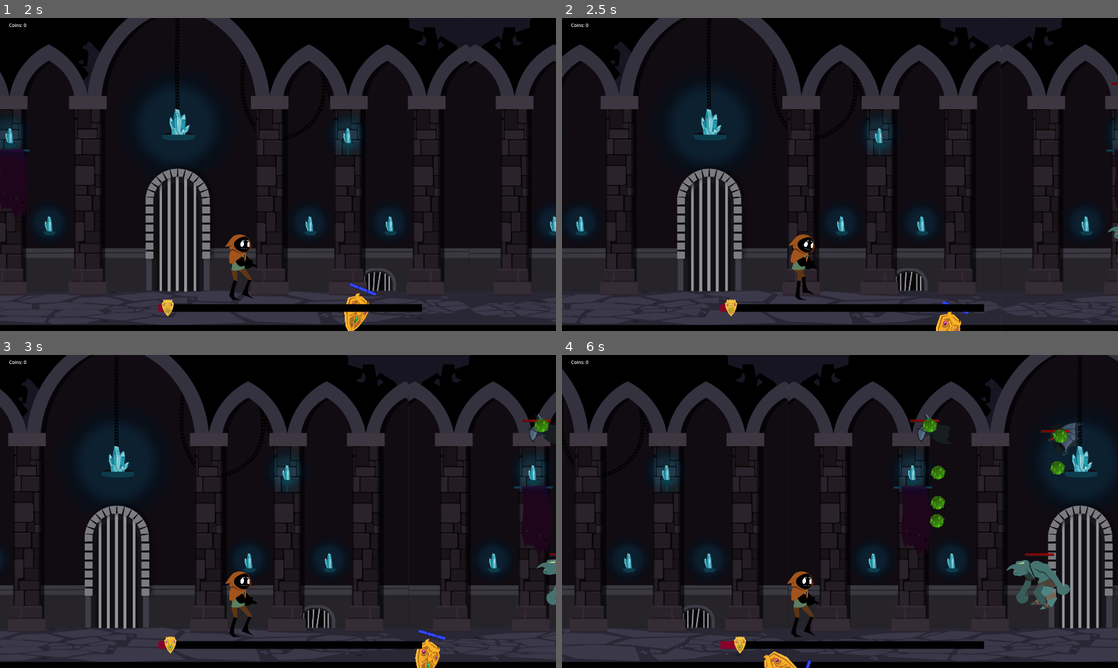
Above: before the commit, frames 1-4 (two rows, left to right).
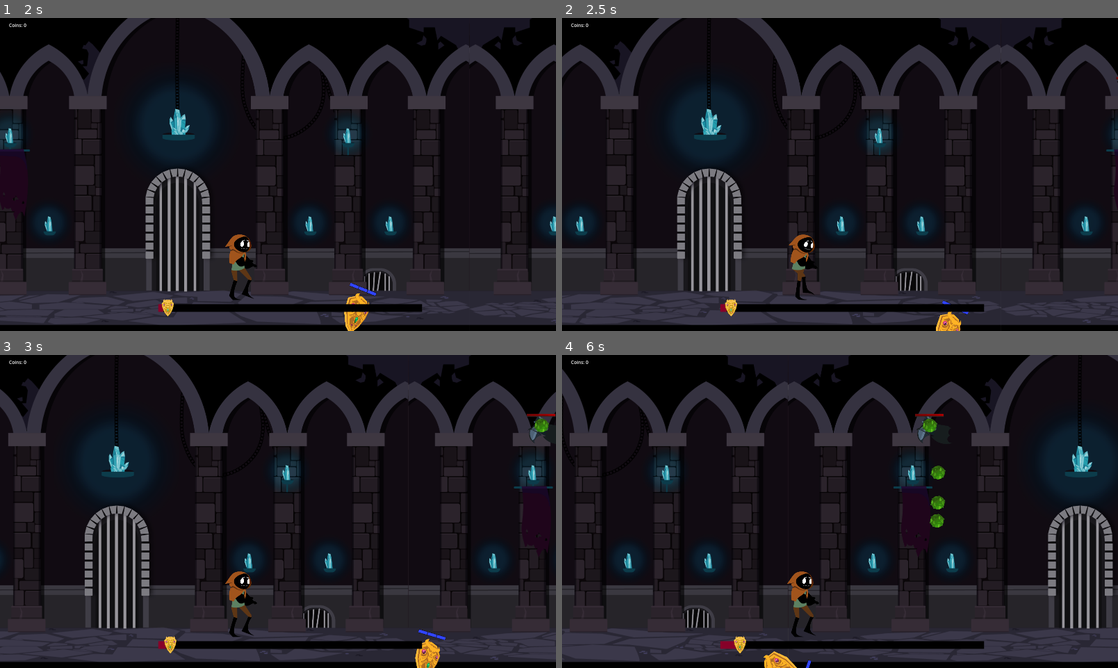
Above: after the commit, the same moments.

Repository: Cookie-Tin-Studios/Heroes-Shield
Game: Godot game, scene res://scenes/levels/level1.tscn
Same seed, same stepped clock (60 frames per second), same inputs: the game is played once before the commit and once after it. This scene is started directly instead of the project's main scene.
Inputs (mouse positions are in pixels of both pictures, inside the frame that each line leads up to):
- Up to frame 1 (2 s): move the mouse to (400, 158) at 0.52 s; hold Right (ui_right) 0.53-1.28 s; click (400, 158) at 0.6 s; move the mouse to (166, 190) at 1.27 s; hold Down (ui_down) from 1.28 s (still down); tap Space (shield_dash) at 1.35 s
- Up to frame 2 (2.5 s): move the mouse to (895, 105) at 2.02 s; release Down (ui_down) at 2.03 s; hold Right (ui_right) from 2.03 s (still down); click (895, 105) at 2.1 s
- Up to frame 3 (3 s): move the mouse to (250, 574) at 2.77 s; release Right (ui_right) at 2.78 s; hold Up (ui_up) from 2.78 s (still down); tap Space (shield_dash) at 2.85 s
- Up to frame 4 (6 s): move the mouse to (1006, 558) at 3.52 s; release Up (ui_up) at 3.53 s; hold Left (ui_left) 3.53-5.03 s; click (1006, 558) at 3.6 s; move the mouse to (673, 464) at 4.27 s; tap Space (shield_dash) at 4.35, 5.85 s; move the mouse to (867, 511) at 5.02 s; hold Down (ui_down) 5.03-5.78 s; click (867, 511) at 5.1 s; move the mouse to (756, 433) at 5.77 s; hold Right (ui_right) from 5.78 s (still down)

Frame 1 is identical in both runs. In frame 2, less than 0.1% of the frame differs, in the area x 98-100%, y 18-78%; in frame 3, 0.3%; in frame 4, 1.4%, in the area x 62-94%, y 18-82%.
Error before the commit: Invalid assignment of property or key 'bat_max_mobs' with value of type 'int' on a base object of type 'Node (globals.gd)'. (res://scripts/levels/level1.tres.g…

Commit message:
Before rebase

Diff:
--- a/project.godot
+++ b/project.godot
@@ -34,7 +34,9 @@
 [file_customization]
 
 folder_colors={
-"res://scenes/bosses/": "red"
+"res://scenes/bosses/": "red",
+"res://scenes/levels/": "green",
+"res://scenes/menu/": "purple"
 }
 
 [global_group]
--- a/scenes/main.tscn
+++ b/scenes/main.tscn
@@ -41,6 +41,10 @@
 position = Vector2(2407, -43)
 spawn_interval = 100.0
 
+[node name="GoblinSpawner" parent="Idiot_hero/GoblinSpawner" instance=ExtResource("4_y6hyy")]
+position = Vector2(2407, -43)
+spawn_interval = 100.0
+
 [node name="PowerUpSpawningZone" parent="Idiot_hero" instance=ExtResource("8_jw5bn")]
 position = Vector2(2317, -973)
 scale = Vector2(1, 2)
@@ -66,4 +70,3 @@
 
 [node name="boss1-part2" parent="." instance=ExtResource("8_31t57")]
 position = Vector2(3486, 1071)
-fire_interval = 1
--- a/scenes/mob_bat.tscn
+++ b/scenes/mob_bat.tscn
@@ -22,18 +22,17 @@
 }]
 
 [sub_resource type="CapsuleShape2D" id="CapsuleShape2D_ttcby"]
-radius = 38.0
-height = 179.927
+radius = 100.142
+height = 244.647
 
 [node name="Mob_bat" groups=["mobs"] instance=ExtResource("1_dlxn0")]
 position = Vector2(-1, -37)
 collision_layer = 4
 collision_mask = 4
 script = ExtResource("1_5ymdd")
-projectile_scene = ExtResource("2_3rjrx")
-shooting_speed = 500.0
 health_bar_offset = Vector2(0, -20)
 health_bar_follow_collision = true
+projectile_scene = ExtResource("2_3rjrx")
 
 [node name="AnimatedSprite2D" type="AnimatedSprite2D" parent="." index="0"]
 position = Vector2(31, 21)
@@ -44,7 +43,7 @@
 [node name="CollisionShape2D" type="CollisionShape2D" parent="." index="1"]
 light_mask = 4
 visibility_layer = 4
-position = Vector2(-21, 51)
+position = Vector2(12, 12)
 rotation = -0.581329
 shape = SubResource("CapsuleShape2D_ttcby")
 
--- a/scenes/spawners/bat_spawner.tscn
+++ b/scenes/spawners/bat_spawner.tscn
@@ -5,7 +5,7 @@
 [sub_resource type="RectangleShape2D" id="RectangleShape2D_bapfj"]
 size = Vector2(150.083, 334)
 
-[node name="SpawningZone" type="Area2D"]
+[node name="BatSpawner" type="Area2D"]
 script = ExtResource("1_aaagx")
 
 [node name="CollisionShape2D" type="CollisionShape2D" parent="."]
--- a/scripts/globals.gd
+++ b/scripts/globals.gd
@@ -4,9 +4,15 @@
 signal level_progress_changed(new_amount)
 signal max_level_progress_changed(new_amount)
 
+var level_1_boss_defeated: bool = false
+
+# Default spawn rates
+var bat_max_mobs: int = 3
+var goblin_max_mobs: int = 1
+
 var _coins: int = 0
 var _level_progress: int = 0
-var _max_level_progress: int = 10000
+var _max_level_progress: int = 10000 # 10000 is 1m 4s. I stopwatched it. You're welcome.
 
 # this is set in HUD._ready
 var _camera_init: Vector2 = Vector2.ZERO
--- a/scripts/hud.gd
+++ b/scripts/hud.gd
@@ -34,7 +34,7 @@
 	_update_progress_icon()
 
 	# Check if we've reached or exceeded max progress
-	if new_progress >= Globals.max_level_progress:
+	if new_progress >= Globals.max_level_progress and Globals.level_1_boss_defeated == true:
 		# Switch to another scene. Modify path as needed.
 		get_tree().change_scene_to_file("res://scenes/menu/main_menu.tscn")
 
--- a/scripts/mobs/mob_base.gd
+++ b/scripts/mobs/mob_base.gd
@@ -67,7 +67,6 @@
 		coin_sprite.linear_velocity = Vector2(8000, 0).rotated(randf_range(0.0, TAU))
 		coin_sprite.despawn.connect(func(): Globals.add_coins(1))
 
-
 func remon_on_camera_exit() -> void:
 	# Get the active Camera2D
 	var camera = get_viewport().get_camera_2d()
--- a/scripts/spawners/bat_spawner.gd
+++ b/scripts/spawners/bat_spawner.gd
@@ -2,7 +2,6 @@
 
 @export var mob_scene: PackedScene = preload("res://scenes/mob_bat.tscn")
 @export var spawn_interval: float = 2.0
-@export var max_mobs: int = 10
 
 var spawned_mobs: Array = []
 
@@ -18,7 +17,7 @@
 	if not mob_scene:
 		push_warning("No mob_scene assigned in spawner.")
 		return
-	if spawned_mobs.size() >= max_mobs:
+	if spawned_mobs.size() >= Globals.bat_max_mobs:
 		return
 
 	var mob_instance = mob_scene.instantiate()
--- a/scripts/spawners/goblin_spawner.gd
+++ b/scripts/spawners/goblin_spawner.gd
@@ -2,7 +2,6 @@
 
 @export var mob_scene: PackedScene = preload("res://scenes/goblin.tscn")
 @export var spawn_interval: float = 2.0
-@export var max_mobs: int = 1
 
 var spawned_mobs: Array = []
 
@@ -18,7 +17,7 @@
 	if not mob_scene:
 		push_warning("No mob_scene assigned in spawner.")
 		return
-	if spawned_mobs.size() >= max_mobs:
+	if spawned_mobs.size() >= Globals.goblin_max_mobs:
 		return
 
 	var mob_instance = mob_scene.instantiate()
